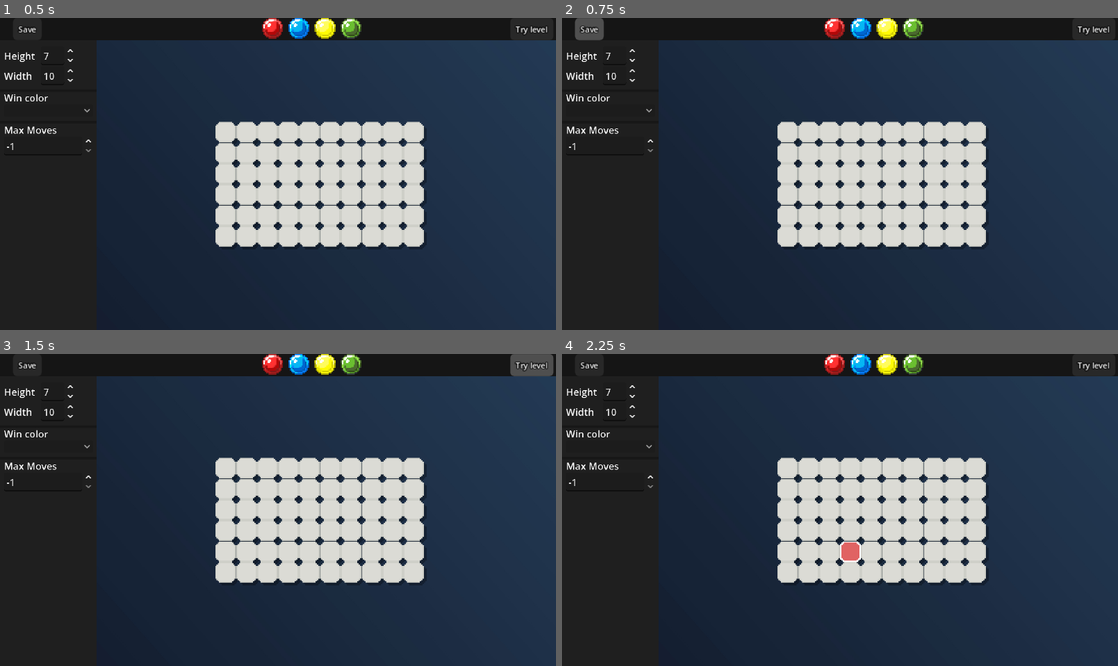
Above: before the commit, frames 1-4 (two rows, left to right).
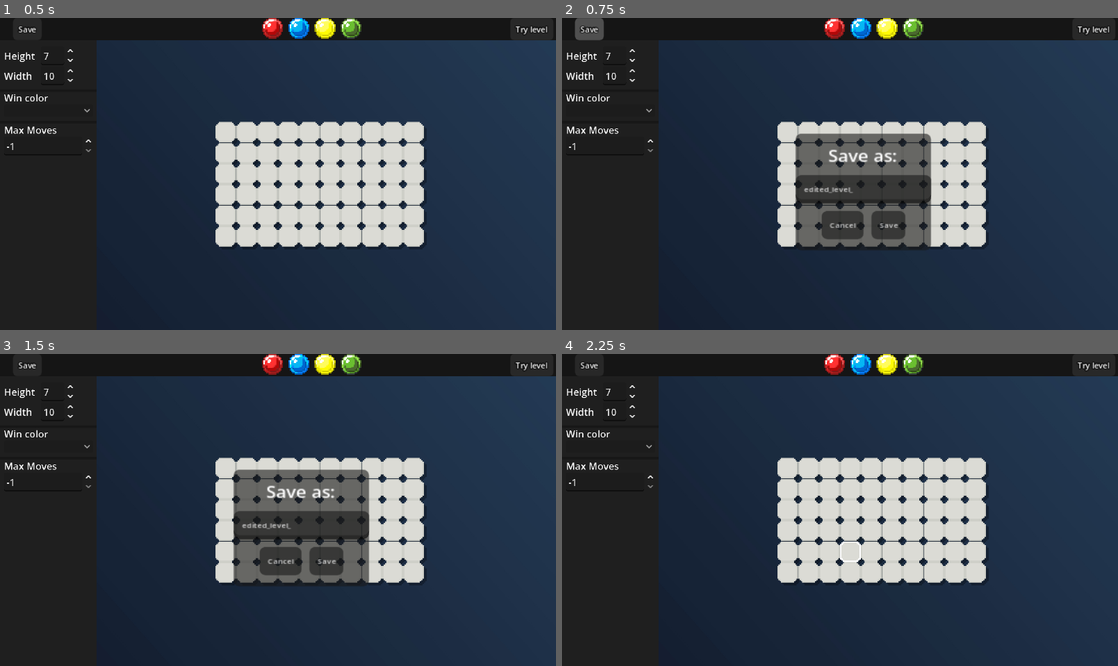
Above: after the commit, the same moments.

Repository: AurelinkZ/color-blocks
Game: Godot game, scene res://Scenes/level_editor.tscn
The game is run twice, just before and just after one commit, with the same random seed, the same clock (stepped at 60 frames per second) and the same inputs. This scene is started directly instead of the project's main scene.
Inputs (mouse positions are in pixels of both pictures, inside the frame that each line leads up to):
- Up to frame 1 (0.5 s): no input
- Up to frame 2 (0.75 s): click "Save" at 0.5 s
- Up to frame 3 (1.5 s): click "Try level" at 1.25 s
- Up to frame 4 (2.25 s): click (840, 559) at 2 s, where only the run after the commit has a clickable "Cancel"

Frame 1 is identical in both runs. In frame 2, 8.1% of the frame differs, in the area x 42-67%, y 36-74%; in frame 3, 8.6%, in the area x 42-100%, y 0-74%; in frame 4, 0.2%.

Commit message:
Add level save popup and edit/test flow
Add a save-as popup to the level editor and wire up edit/test workflow.

Changes include:
- Add new level resource Levels/edited_level_3.tres.
- Rename Levels/edited_level_10.tres -> Levels/zedited_level_10.tres (file rename recorded).
- Scenes/level_editor.tscn: add PopupSaveWindow (LineEdit, Cancel/Save buttons), re-order GridViewEditor, update connections for popup buttons and block clicks.
- Scenes/main_level_scene.tscn: add hidden GoToEditButton and connection to jump back to the editor.
- Scripts/game.gd: add class_name Game and static edit_level_to_test variable; support launching the game in "edit level" mode (start with the provided LevelData) and add handler to navigate back to the editor.
- Scripts/level_editor.gd: add class_name LevelEditor and static edit_level_to_test; implement popup-driven save flow (show popup, disable grid collisions while saving), split out create_level_data(), update save_level to accept filename and persist LevelData, and wire Try Level to set Game.edit_level_to_test and open the main level scene; add handlers for Save/Cancel popup buttons.

These changes enable creating, naming, saving, testing, and returning to the editor for custom levels.

Diff:
--- /dev/null
+++ b/Levels/edited_level_3.tres
@@ -0,0 +1,85 @@
+[gd_resource type="Resource" script_class="LevelData" format=3 uid="uid://ooks3fl6jl22"]
+
+[ext_resource type="Script" uid="uid://cowxies0ghfnm" path="res://Scripts/level_data.gd" id="1_nddq6"]
+
+[resource]
+script = ExtResource("1_nddq6")
+grid_height = 7
+grid_width = 12
+difficulty = "medium"
+win_color = Color(0, 1, 0, 1)
+grid_data = {
+Vector2i(0, 0): Color(1, 0, 0, 1),
+Vector2i(0, 1): Color(1, 0, 0, 1),
+Vector2i(0, 2): Color(1, 0, 0, 1),
+Vector2i(0, 3): Color(1, 0, 0, 1),
+Vector2i(0, 4): Color(1, 0, 0, 1),
+Vector2i(0, 5): Color(1, 0, 0, 1),
+Vector2i(1, 0): Color(0, 0, 1, 1),
+Vector2i(1, 1): Color(1, 0, 0, 1),
+Vector2i(1, 2): Color(1, 0, 0, 1),
+Vector2i(1, 3): Color(1, 0, 0, 1),
+Vector2i(1, 4): Color(1, 0, 0, 1),
+Vector2i(1, 5): Color(1, 0, 0, 1),
+Vector2i(2, 0): Color(0, 0, 1, 1),
+Vector2i(2, 1): Color(1, 0, 0, 1),
+Vector2i(2, 2): Color(1, 0, 0, 1),
+Vector2i(2, 3): Color(1, 0, 0, 1),
+Vector2i(2, 4): Color(1, 0, 0, 1),
+Vector2i(2, 5): Color(1, 0, 0, 1),
+Vector2i(3, 0): Color(0, 0, 1, 1),
+Vector2i(3, 1): Color(1, 0, 0, 1),
+Vector2i(3, 2): Color(1, 0, 0, 1),
+Vector2i(3, 3): Color(1, 0, 0, 1),
+Vector2i(3, 4): Color(1, 0, 0, 1),
+Vector2i(3, 5): Color(1, 0, 0, 1),
+Vector2i(4, 0): Color(0, 0, 1, 1),
+Vector2i(4, 1): Color(1, 0, 0, 1),
+Vector2i(4, 2): Color(1, 0, 0, 1),
+Vector2i(4, 3): Color(1, 0, 0, 1),
+Vector2i(4, 4): Color(1, 0, 0, 1),
+Vector2i(4, 5): Color(1, 0, 0, 1),
+Vector2i(5, 0): Color(0, 0, 1, 1),
+Vector2i(5, 1): Color(1, 1, 0, 1),
+Vector2i(5, 2): Color(1, 0, 0, 1),
+Vector2i(5, 3): Color(1, 0, 0, 1),
+Vector2i(5, 4): Color(1, 0, 0, 1),
+Vector2i(5, 5): Color(1, 0, 0, 1),
+Vector2i(6, 0): Color(1, 0, 0, 1),
+Vector2i(6, 1): Color(1, 1, 0, 1),
+Vector2i(6, 2): Color(1, 1, 0, 1),
+Vector2i(6, 3): Color(1, 1, 0, 1),
+Vector2i(6, 4): Color(1, 1, 0, 1),
+Vector2i(6, 5): Color(0, 0, 1, 1),
+Vector2i(7, 0): Color(1, 0, 0, 1),
+Vector2i(7, 1): Color(1, 1, 0, 1),
+Vector2i(7, 2): Color(1, 1, 0, 1),
+Vector2i(7, 3): Color(0, 0, 1, 1),
+Vector2i(7, 4): Color(1, 1, 0, 1),
+Vector2i(7, 5): Color(0, 0, 1, 1),
+Vector2i(8, 0): Color(1, 0, 0, 1),
+Vector2i(8, 1): Color(1, 1, 0, 1),
+Vector2i(8, 2): Color(1, 1, 0, 1),
+Vector2i(8, 3): Color(0, 0, 1, 1),
+Vector2i(8, 4): Color(1, 1, 0, 1),
+Vector2i(8, 5): Color(0, 0, 1, 1),
+Vector2i(9, 0): Color(1, 0, 0, 1),
+Vector2i(9, 1): Color(1, 0, 0, 1),
+Vector2i(9, 2): Color(1, 1, 0, 1),
+Vector2i(9, 3): Color(0, 0, 1, 1),
+Vector2i(9, 4): Color(0, 0, 1, 1),
+Vector2i(9, 5): Color(0, 0, 1, 1),
+Vector2i(10, 0): Color(0, 0, 1, 1),
+Vector2i(10, 1): Color(0, 0, 1, 1),
+Vector2i(10, 2): Color(0, 0, 1, 1),
+Vector2i(10, 3): Color(0, 0, 1, 1),
+Vector2i(10, 4): Color(0, 0, 1, 1),
+Vector2i(10, 5): Color(0, 0, 1, 1),
+Vector2i(11, 0): Color(0, 0, 1, 1),
+Vector2i(11, 1): Color(0, 0, 1, 1),
+Vector2i(11, 2): Color(0, 0, 1, 1),
+Vector2i(11, 3): Color(0, 0, 1, 1),
+Vector2i(11, 4): Color(0, 0, 1, 1),
+Vector2i(11, 5): Color(0, 0, 1, 1)
+}
+max_moves = 3
--- a/Scenes/level_editor.tscn
+++ b/Scenes/level_editor.tscn
@@ -25,11 +25,6 @@
 
 [node name="GridEditor" type="Node" parent="." unique_id=1024026850]
 script = ExtResource("2_n1xa8")
-
-[node name="GridViewEditor" type="Node2D" parent="." unique_id=398632500]
-top_level = true
-z_index = 1
-script = ExtResource("3_n1xa8")
 
 [node name="UI" type="Control" parent="." unique_id=936906605]
 show_behind_parent = true
@@ -210,7 +205,69 @@
 theme_override_font_sizes/font_size = 6
 text = "Try level"
 
-[connection signal="block_clicked" from="GridViewEditor" to="." method="_on_grid_view_editor_block_clicked"]
+[node name="PopupSaveWindow" type="CanvasLayer" parent="." unique_id=1489021861]
+layer = 3
+visible = false
+
+[node name="ColorRect" type="ColorRect" parent="PopupSaveWindow" unique_id=967000740]
+self_modulate = Color(1, 1, 1, 0)
+z_index = 1
+offset_left = -7.0000153
+offset_top = -4.9999924
+offset_right = 60.999985
+offset_bottom = 57.000008
+scale = Vector2(6.4769707, 4.074447)
+
+[node name="SavePopup" type="PanelContainer" parent="PopupSaveWindow" unique_id=191423527]
+top_level = true
+z_index = 2
+texture_filter = 2
+anchors_preset = 8
+anchor_left = 0.5
+anchor_top = 0.5
+anchor_right = 0.5
+anchor_bottom = 0.5
+offset_left = -34.0
+offset_top = -31.0
+offset_right = 34.0
+offset_bottom = 31.0
+grow_horizontal = 2
+grow_vertical = 2
+scale = Vector2(1.5253488, 1.4472386)
+
+[node name="VBoxContainer" type="VBoxContainer" parent="PopupSaveWindow/SavePopup" unique_id=112391411]
+layout_mode = 2
+alignment = 1
+
+[node name="Label" type="Label" parent="PopupSaveWindow/SavePopup/VBoxContainer" unique_id=1365197191]
+layout_mode = 2
+theme_override_font_sizes/font_size = 9
+text = "Save as:"
+horizontal_alignment = 1
+
+[node name="LineEdit" type="LineEdit" parent="PopupSaveWindow/SavePopup/VBoxContainer" unique_id=535114169]
+layout_mode = 2
+theme_override_font_sizes/font_size = 4
+text = "edited_level_"
+
+[node name="HBoxContainer" type="HBoxContainer" parent="PopupSaveWindow/SavePopup/VBoxContainer" unique_id=2074376880]
+layout_mode = 2
+alignment = 1
+
+[node name="Cancel" type="Button" parent="PopupSaveWindow/SavePopup/VBoxContainer/HBoxContainer" unique_id=728579367]
+layout_mode = 2
+theme_override_font_sizes/font_size = 4
+text = "Cancel"
+
+[node name="Save" type="Button" parent="PopupSaveWindow/SavePopup/VBoxContainer/HBoxContainer" unique_id=1998915107]
+layout_mode = 2
+theme_override_font_sizes/font_size = 4
+text = "Save"
+
+[node name="GridViewEditor" type="Node2D" parent="." unique_id=398632500]
+top_level = true
+script = ExtResource("3_n1xa8")
+
 [connection signal="value_changed" from="UI/LeftOptionsVBOX/VBoxContainer/HBoxContainer2/HeightSpinBoxBox" to="." method="_on_height_spin_box_value_changed"]
 [connection signal="value_changed" from="UI/LeftOptionsVBOX/VBoxContainer/HBoxContainer/WidthSpinBox" to="." method="_on_width_spin_box_value_changed"]
 [connection signal="item_selected" from="UI/LeftOptionsVBOX/VBoxContainer2/WinColorOptionButton" to="." method="_on_win_color_option_button_item_selected"]
@@ -218,3 +275,6 @@
 [connection signal="color_selected" from="UI/ColorSelector" to="." method="_on_color_selected"]
 [connection signal="pressed" from="UI/SaveButton" to="." method="_on_save_button_pressed"]
 [connection signal="pressed" from="UI/TryLevel" to="." method="_on_try_level_pressed"]
+[connection signal="pressed" from="PopupSaveWindow/SavePopup/VBoxContainer/HBoxContainer/Cancel" to="." method="_on_cancel_save_popup_pressed"]
+[connection signal="pressed" from="PopupSaveWindow/SavePopup/VBoxContainer/HBoxContainer/Save" to="." method="_on_save_in_popup_pressed"]
+[connection signal="block_clicked" from="GridViewEditor" to="." method="_on_grid_view_editor_block_clicked"]
--- a/Scenes/main_level_scene.tscn
+++ b/Scenes/main_level_scene.tscn
@@ -90,6 +90,17 @@
 empty_selection_clipboard_enabled = false
 autowrap_mode = 2
 
+[node name="GoToEditButton" type="Button" parent="UI/Control" unique_id=1401658948]
+visible = false
+layout_mode = 0
+offset_left = 393.0
+offset_top = 2.0000002
+offset_right = 431.0
+offset_bottom = 33.0
+scale = Vector2(0.8135515, 0.6839773)
+theme_override_font_sizes/font_size = 12
+text = "Edit"
+
 [node name="Background" type="Sprite2D" parent="." unique_id=843647324]
 show_behind_parent = true
 z_index = -3
@@ -108,3 +119,4 @@
 [connection signal="timeout" from="GridView/AnimationTimer" to="GridView" method="_on_animation_timer_timeout"]
 [connection signal="color_selected" from="UI/Control/HBoxContainer" to="." method="_on_color_selected"]
 [connection signal="pressed" from="UI/Control/Restart" to="." method="_on_restart_pressed"]
+[connection signal="pressed" from="UI/Control/GoToEditButton" to="." method="_on_go_to_edit_button_pressed"]
--- a/Scripts/game.gd
+++ b/Scripts/game.gd
@@ -1,6 +1,9 @@
 extends Node2D
+class_name Game
 
 const WIN_SCENE = preload("res://Scenes/win_ui.tscn")
+
+static var edit_level_to_test: LevelData = null
 
 @onready var grid_manager = $GridManager
 @onready var grid_view = $GridView
@@ -16,8 +19,15 @@
 ### When launching, the game will load all the main levels and start by the first level.
 ### TEMPORARY WHILE THERE IS NOT A START MENU.
 func _ready() -> void:
-	_load_main_levels()
-	_start_new_level(levels[index_level])
+	# Normal mode
+	if edit_level_to_test == null:
+		_load_main_levels()
+		_start_new_level(levels[index_level])
+	# Edit level mode
+	else:
+		_start_new_level(edit_level_to_test)
+		$UI/Control/GoToEditButton.show()
+
 
 ### Function used to setup the back and the front, used to first start a complete new level.
 func _start_new_level(level: LevelData) -> void:
@@ -81,3 +91,8 @@
 func _on_grid_view_animation_finished() -> void:
 	if grid_manager.is_won():
 		_game_won()
+
+
+func _on_go_to_edit_button_pressed() -> void:
+	var edit_scene = preload("res://Scenes/level_editor.tscn")
+	get_tree().change_scene_to_file(edit_scene.resource_path)
--- a/Scripts/level_editor.gd
+++ b/Scripts/level_editor.gd
@@ -1,4 +1,7 @@
 extends Node2D
+class_name LevelEditor
+
+static var edit_level_to_test: LevelData = null
 
 var initial_width: int = 10
 var initial_height: int = 7
@@ -57,10 +60,20 @@
 func _on_max_moves_changed(value: int) -> void:
 	max_moves = value
 
+## UI top left save button pressed to show the popup window
+# We deactivate the grid while we are saving
 func _on_save_button_pressed() -> void:
-	save_level(10)
+	$PopupSaveWindow.show()
+	for block in $GridViewEditor.get_children():
+		block.get_node("Area2D/CollisionShape2D").set_disabled(true)
 
-func save_level(index_filename: int):
+func save_level(filename: String):
+	create_level_data()
+
+	var path = "res://Levels/" + filename + ".tres"
+	ResourceSaver.save(edit_level_to_test, path)
+
+func create_level_data():
 	var level = LevelData.new()
 	level.grid_width = width
 	level.grid_height = height
@@ -68,9 +81,23 @@
 	level.win_color = win_color
 	level.grid_data = grid_editor.grid
 	level.max_moves = max_moves
-
-	var path = "res://Levels/edited_level_" + str(index_filename) + ".tres"
-	ResourceSaver.save(level, path)
+	edit_level_to_test = level
 
 func _on_try_level_pressed() -> void:
-	pass # Replace with function body.
+	create_level_data()
+	Game.edit_level_to_test = edit_level_to_test
+	get_tree().change_scene_to_file("res://Scenes/main_level_scene.tscn")
+
+
+## Function used when the save button on the popup save window is pressed
+## This function will save the level data with the filename given in the line edit
+func _on_save_in_popup_pressed() -> void:
+	save_level($PopupSaveWindow/SavePopup/VBoxContainer/LineEdit.text)
+	$PopupSaveWindow.hide()
+	for block in $GridViewEditor.get_children():
+		block.get_node("Area2D/CollisionShape2D").set_disabled(false)
+
+func _on_cancel_save_popup_pressed() -> void:
+	$PopupSaveWindow.hide()
+	for block in $GridViewEditor.get_children():
+		block.get_node("Area2D/CollisionShape2D").set_disabled(false)
Renamed: Levels/edited_level_10.tres -> Levels/zedited_level_10.tres
